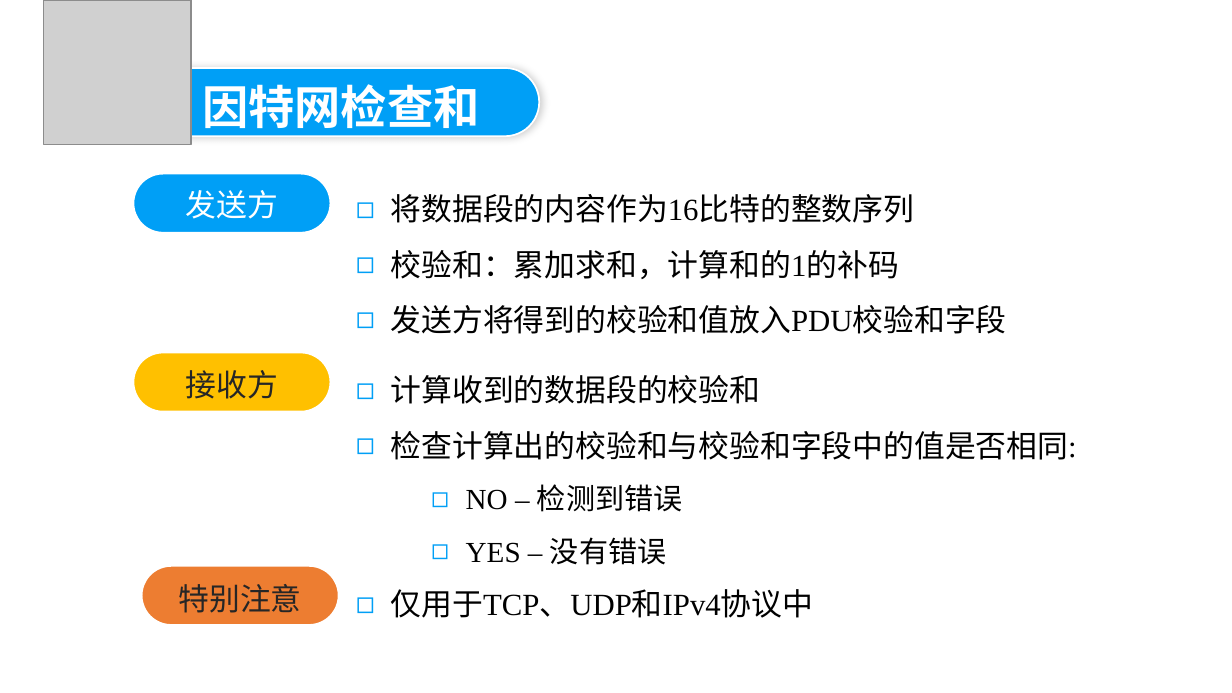
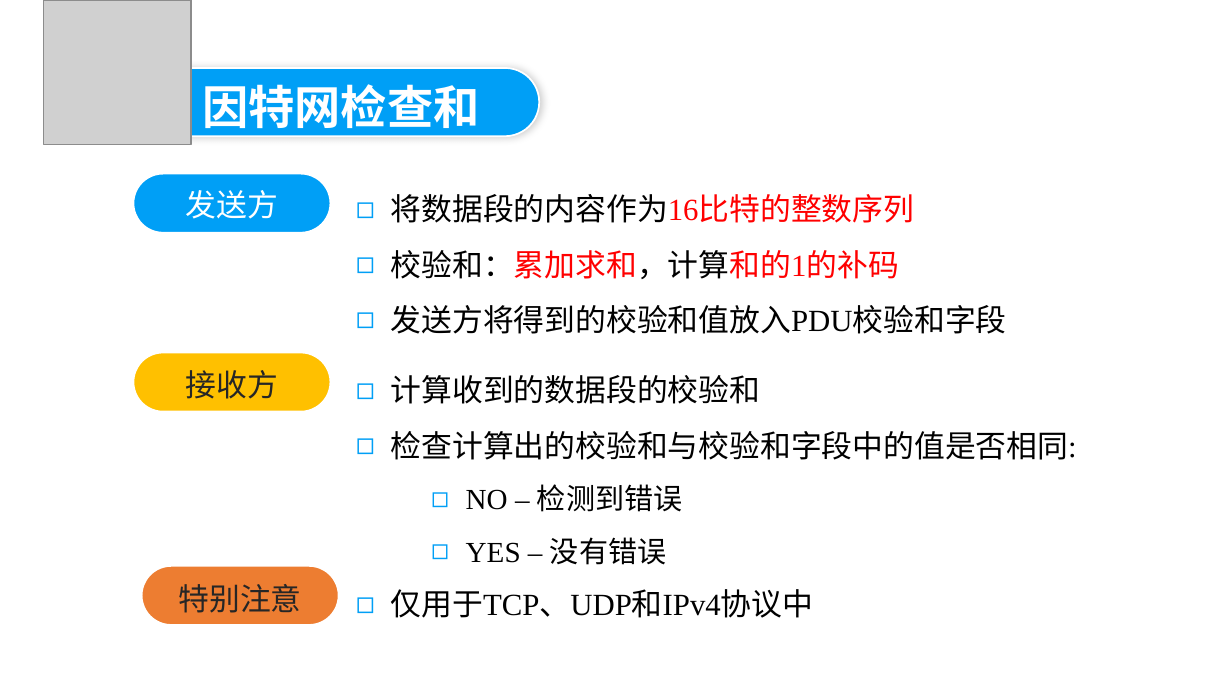
Before and after one commit to AmiyaSX/CS-COURSE-REFERENCE, a slide deck: slide 18 of Network/第6章 链路层和局域网（完整版）.pptx. Drawn at 1232x693 pixels with LibreOffice and Linux fonts; fonts in the diff are those of the drawing; grey boxes stand for pictures; background and template pictures are left out. Boxes give left, top, right and bottom in pixels: in the first picture for what was removed or moved away, otherwise in the second. Text is boxed around its words. In the diff, an @@ line names an element or a change of style, - is before the commit and + after.

```diff
--- a/Network/第6章 链路层和局域网（完整版）.pptx
+++ b/Network/第6章 链路层和局域网（完整版）.pptx
@@ text at (391,194,915,279): text colour #000000 to #FF0000 in "将数据段的内容作为16比特的整数序列", "校验和：累加求和，计算和的1的补码" @@
```
Also in this commit, not shown: 1 other slide changed, 14 other files.
